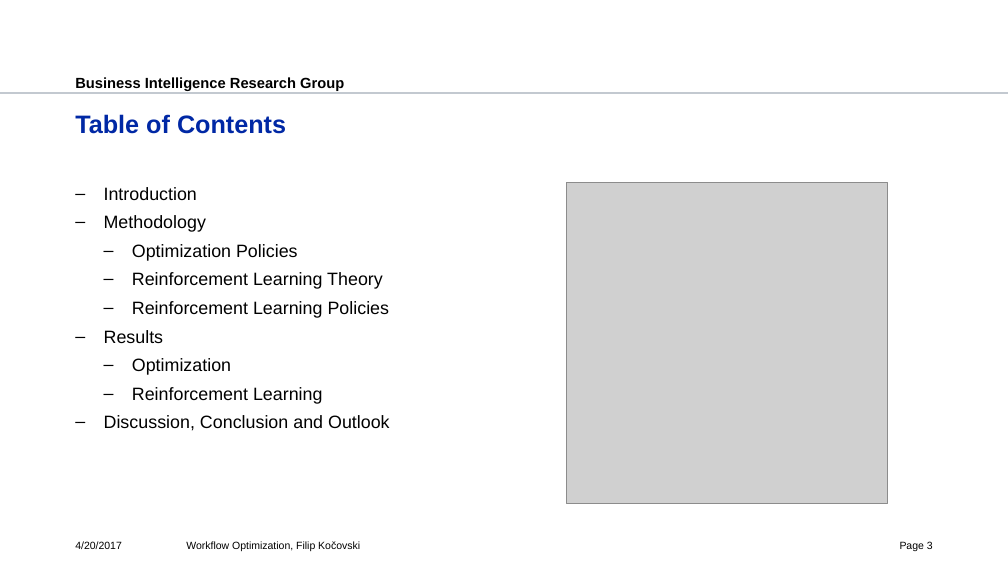
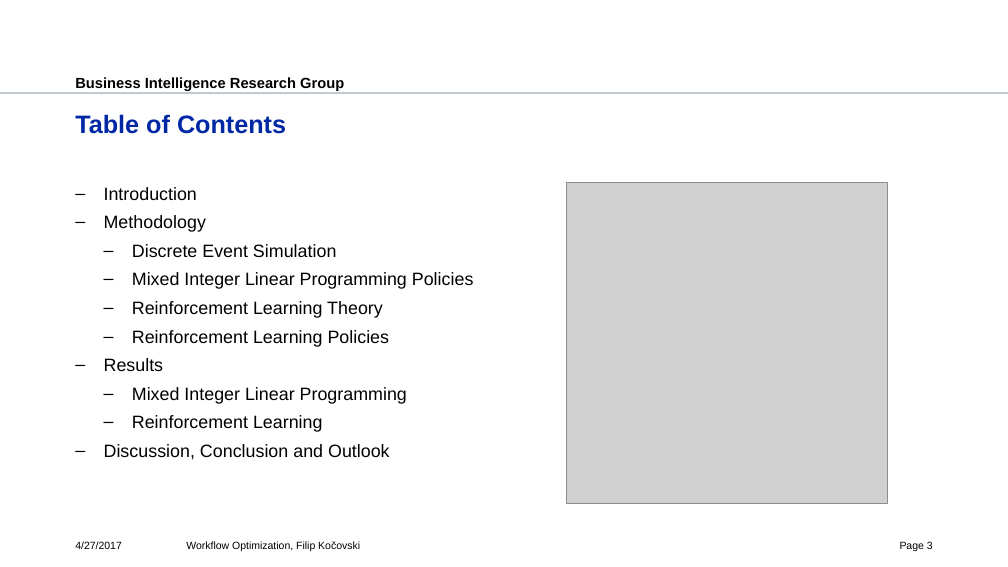
Before and after one commit to fkocovski/mt_presentation, a slide deck: slide 3 of Workflow Optimization.pptx. Drawn at 1008x567 pixels with LibreOffice and Linux fonts; fonts in the diff are those of the drawing; grey boxes stand for pictures; background and template pictures are left out. Boxes give left, top, right and bottom in pixels: in the first picture for what was removed or moved away, otherwise in the second. Text is boxed around its words. In the diff, an @@ line names an element or a change of style, - is before the commit and + after.

```diff
--- a/Workflow Optimization.pptx
+++ b/Workflow Optimization.pptx
@@ text at [132, 244, 474, 289]: text changed @@
-  – Optimization Policies
+  – Discrete Event Simulation
+  – Mixed Integer Linear Programming Policies
@@ text at [132, 387, 407, 404]: text changed @@
-  – Optimization
+  – Mixed Integer Linear Programming
@@ text at [75, 541, 122, 549]: text changed @@
-4/20/2017
+4/27/2017
```
Also in this commit, not shown: 33 other slides changed, 1 slide added.
